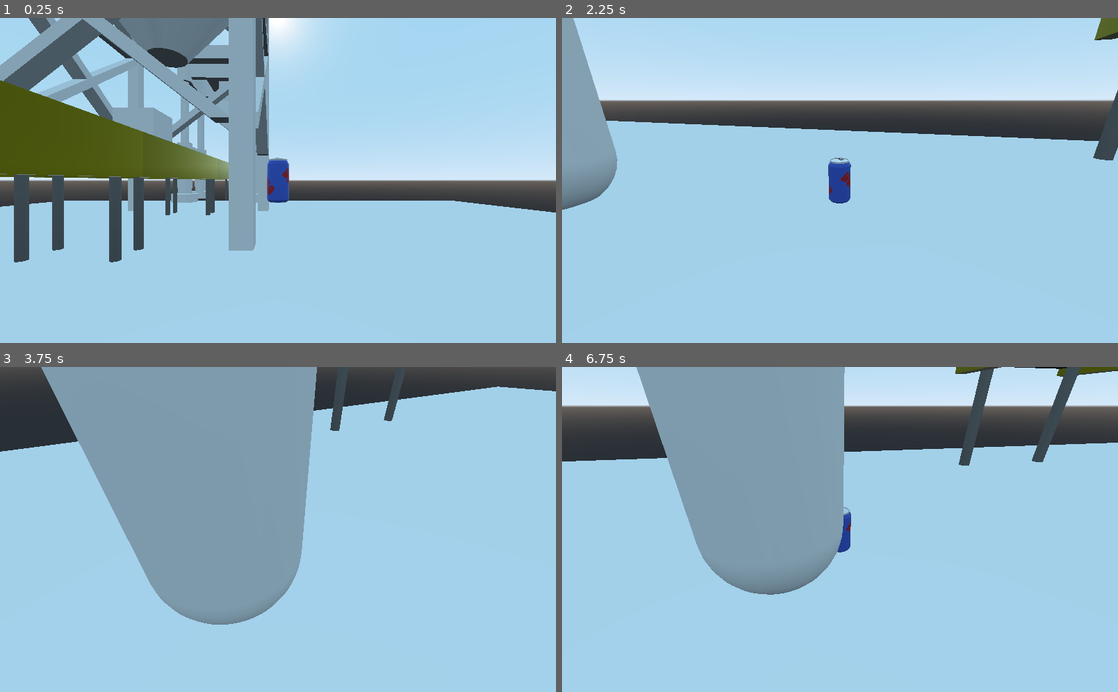
Above: before the commit, frames 1-4 (two rows, left to right).
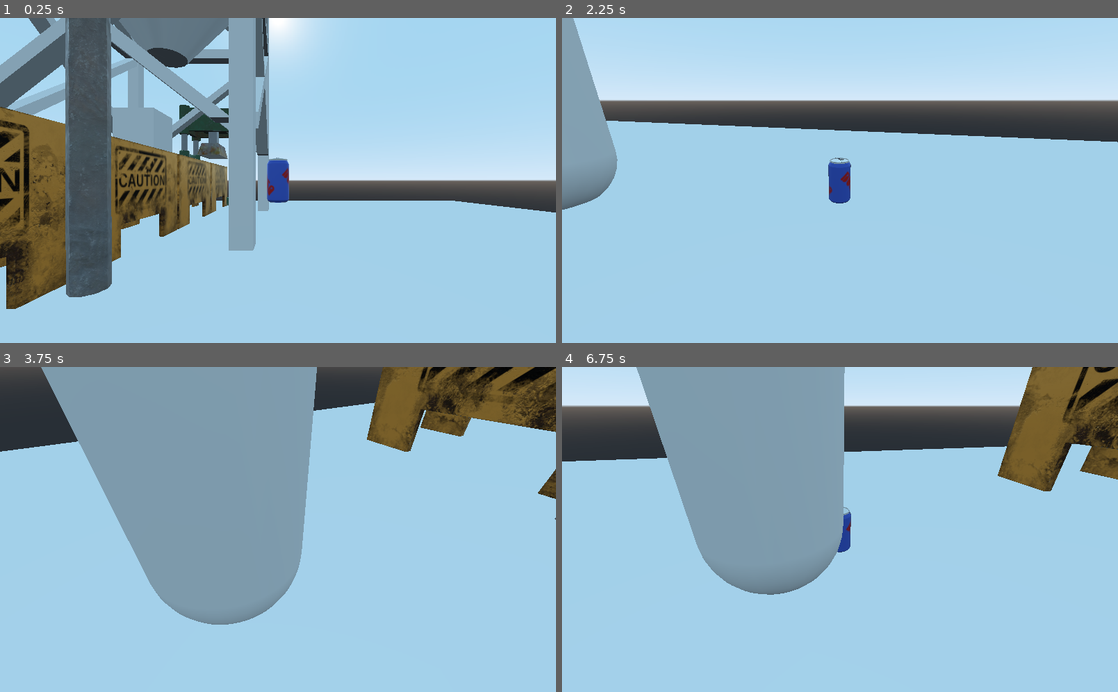
Above: after the commit, the same moments.

Repository: ayylol/CumbriaJam
Game: Godot game, scene res://MainGame.tscn
The game is run twice, just before and just after one commit, with the same random seed, the same clock (stepped at 60 frames per second) and the same inputs.
Inputs (mouse positions are in pixels of both pictures, inside the frame that each line leads up to):
- Up to frame 1 (0.25 s): no input
- Up to frame 2 (2.25 s): tap Enter (ui_accept) at 0.5, 0.77, 1.52 s; move the mouse to (962, 164) at 0.52 s; press the mouse at (962, 164) at 0.53 s; move the mouse to (812, 180) at 1.27 s; release the mouse at (812, 180) at 1.28 s; tap Space (push) at 1.35 s; move the mouse to (851, 174) at 2.02 s; press the mouse at (851, 174) at 2.03 s
- Up to frame 3 (3.75 s): move the mouse to (272, 536) at 2.77 s; release the mouse at (272, 536) at 2.78 s; tap Space (push) at 2.85 s; tap Enter (ui_accept) at 3.02, 3.5 s; move the mouse to (316, 532) at 3.52 s; press the mouse at (316, 532) at 3.53 s
- Up to frame 4 (6.75 s): tap Enter (ui_accept) at 3.77, 4.25, 4.52, 5, 5.75, 6.02, 6.5 s; move the mouse to (795, 526) at 4.27 s; release the mouse at (795, 526) at 4.28 s; tap Space (push) at 4.35, 5.85 s; move the mouse to (845, 529) at 5.02 s; press the mouse at (845, 529) at 5.03 s; move the mouse to (817, 523) at 5.77 s; release the mouse at (817, 523) at 5.78 s; move the mouse to (867, 529) at 6.52 s; press the mouse at (867, 529) at 6.53 s

The runs differ from the first frame. In frame 1, 20% of the frame differs, in the area x 0-47%, y 0-90%; in frame 2, 0.5%; in frame 3, 6.8%; in frame 4, 6.6%.

Commit message:
models and textures
revamped models with textures

Diff:
--- a/Player.tscn
+++ b/Player.tscn
@@ -1,9 +1,10 @@
 [gd_scene load_steps=7 format=2]
 
 [ext_resource path="res://Player.gd" type="Script" id=1]
-[ext_resource path="res://Assets/can_v5_can_Roughness.png" type="Texture" id=2]
-[ext_resource path="res://Assets/can_v5_can_BaseColor.png" type="Texture" id=3]
+[ext_resource path="res://textures/can_v5_can_Roughness.png" type="Texture" id=2]
+[ext_resource path="res://textures/can_v5_can_BaseColor.png" type="Texture" id=3]
 [ext_resource path="res://Assets/can_final.obj" type="ArrayMesh" id=4]
+
 
 [sub_resource type="CylinderShape" id=3]
 radius = 0.164619
--- a/convator_belt.tscn
+++ b/convator_belt.tscn
@@ -1,89 +1,73 @@
-[gd_scene load_steps=9 format=2]
+[gd_scene load_steps=11 format=2]
 
-[ext_resource path="res://conveyer_sides.tres" type="Material" id=1]
-[ext_resource path="res://conveyer_legs.tres" type="Material" id=2]
+[ext_resource path="res://Assets/conveyor_new.obj" type="ArrayMesh" id=1]
+[ext_resource path="res://textures/conveyor_new_aiStandardSurface4SG_Roughness.png" type="Texture" id=2]
+[ext_resource path="res://textures/conveyor_new_aiStandardSurface4SG_BaseColor.png" type="Texture" id=3]
+[ext_resource path="res://textures/conveyor_new_aiStandardSurface4SG_Normal.png" type="Texture" id=4]
+[ext_resource path="res://Assets/conveyor_belt.obj" type="ArrayMesh" id=5]
 
-[sub_resource type="BoxShape" id=4]
-
-[sub_resource type="CubeMesh" id=3]
-
-[sub_resource type="CylinderMesh" id=5]
-
-[sub_resource type="CubeMesh" id=1]
-
-[sub_resource type="SpatialMaterial" id=6]
-albedo_color = Color( 0.415686, 0.415686, 0.415686, 1 )
-ao_enabled = true
-ao_light_affect = 0.0
-ao_on_uv2 = false
-ao_texture_channel = 0
+[sub_resource type="BoxShape" id=1]
+extents = Vector3( 0.973271, 0.797106, 1.75766 )
 
 [sub_resource type="BoxShape" id=2]
-extents = Vector3( 0.14332, 0.184514, 0.191056 )
+extents = Vector3( 0.0646823, 0.0848085, 1.7628 )
+
+[sub_resource type="BoxShape" id=3]
+extents = Vector3( 0.0646969, 0.329595, 0.444561 )
+
+[sub_resource type="SpatialMaterial" id=4]
+albedo_texture = ExtResource( 3 )
+roughness_texture = ExtResource( 2 )
+normal_enabled = true
+normal_scale = 2.88
+normal_texture = ExtResource( 4 )
+
+[sub_resource type="BoxShape" id=5]
+extents = Vector3( 0.810066, 0.0593832, 1.80986 )
 
 [node name="Spatial" type="Spatial"]
 
-[node name="Collisions" type="StaticBody" parent="."]
+[node name="StaticBody2" type="StaticBody" parent="."]
 
-[node name="Wall1" type="CollisionShape" parent="Collisions"]
-transform = Transform( 0.110116, 0, 0, 0, 0.48095, 0, 0, 0, 3.03417, -1.15338, 2.47106, 0.0484618 )
-shape = SubResource( 4 )
+[node name="CollisionShape" type="CollisionShape" parent="StaticBody2"]
+transform = Transform( 1, 0, 0, 0, 1, 0, 0, 0, 1, -0.00912094, 1.27632, 0 )
+shape = SubResource( 1 )
 
-[node name="Wall2" type="CollisionShape" parent="Collisions"]
-transform = Transform( 0.110116, 0, 0, 0, 0.48095, 0, 0, 0, 3.01108, 1.193, 2.47087, 0.0639093 )
-shape = SubResource( 4 )
+[node name="CollisionShape2" type="CollisionShape" parent="StaticBody2"]
+transform = Transform( 1, 0, 0, 0, 1, 0, 0, 0, 1, -0.916013, 2.13049, 0.00166959 )
+shape = SubResource( 2 )
 
-[node name="Spatial" type="Spatial" parent="Collisions"]
+[node name="CollisionShape3" type="CollisionShape" parent="StaticBody2"]
+transform = Transform( 1, 0, 0, 0, 1, 0, 0, 0, 1, 0.88727, 2.13049, 0.00166959 )
+shape = SubResource( 2 )
 
-[node name="MeshInstance3" type="MeshInstance" parent="Collisions/Spatial"]
-transform = Transform( 0.110116, 0, 0, 0, 0.48095, 0, 0, 0, 3.01794, -1.15891, 2.46324, 0.0593033 )
-mesh = SubResource( 3 )
-skeleton = NodePath("../..")
-material/0 = ExtResource( 1 )
+[node name="CollisionShape4" type="CollisionShape" parent="StaticBody2"]
+transform = Transform( 1, 0, 0, 0, 1, 0, 0, 0, 1, -0.916794, 0.136924, 1.31909 )
+shape = SubResource( 3 )
 
-[node name="MeshInstance4" type="MeshInstance" parent="Collisions/Spatial"]
-transform = Transform( 0.1, 0, 0, 0, 1.5399, 0, 0, 0, 0.1, -0.892112, 0.728132, 2.66096 )
-material_override = ExtResource( 2 )
-mesh = SubResource( 5 )
-skeleton = NodePath("../MeshInstance3")
-material/0 = null
+[node name="CollisionShape5" type="CollisionShape" parent="StaticBody2"]
+transform = Transform( 1, 0, 0, 0, 1, 0, 0, 0, 1, -0.916794, 0.136924, -1.31418 )
+shape = SubResource( 3 )
 
-[node name="MeshInstance5" type="MeshInstance" parent="Collisions/Spatial"]
-transform = Transform( 0.1, 0, 0, 0, 1.5399, 0, 0, 0, 0.1, 0.950126, 0.728132, 2.66096 )
-material_override = ExtResource( 2 )
-mesh = SubResource( 5 )
-skeleton = NodePath("../MeshInstance3")
-material/0 = null
+[node name="CollisionShape6" type="CollisionShape" parent="StaticBody2"]
+transform = Transform( 1, 0, 0, 0, 1, 0, 0, 0, 1, 0.885242, 0.136924, -1.31418 )
+shape = SubResource( 3 )
 
-[node name="MeshInstance6" type="MeshInstance" parent="Collisions/Spatial"]
-transform = Transform( 0.1, 0, 0, 0, 1.5399, 0, 0, 0, 0.1, -0.892112, 0.728132, -2.61474 )
-material_override = ExtResource( 2 )
-mesh = SubResource( 5 )
-skeleton = NodePath("../MeshInstance3")
-material/0 = null
+[node name="CollisionShape7" type="CollisionShape" parent="StaticBody2"]
+transform = Transform( 1, 0, 0, 0, 1, 0, 0, 0, 1, 0.885242, 0.136924, 1.31772 )
+shape = SubResource( 3 )
 
-[node name="MeshInstance7" type="MeshInstance" parent="Collisions/Spatial"]
-transform = Transform( 0.1, 0, 0, 0, 1.5399, 0, 0, 0, 0.1, 0.950126, 0.728132, -2.61474 )
-material_override = ExtResource( 2 )
-mesh = SubResource( 5 )
-skeleton = NodePath("../MeshInstance3")
-material/0 = null
-
-[node name="MeshInstance2" type="MeshInstance" parent="Collisions/Spatial"]
-transform = Transform( 0.110116, 0, 0, 0, 0.48095, 0, 0, 0, 3.01794, 1.18278, 2.46324, 0.0593033 )
-mesh = SubResource( 3 )
-skeleton = NodePath("../..")
-material/0 = ExtResource( 1 )
-
-[node name="MeshInstance" type="MeshInstance" parent="Collisions/Spatial"]
-transform = Transform( 1.08643, 0, 0, 0, 0.125919, 0, 0, 0, 3.02718, 0, 2.22982, 0 )
-mesh = SubResource( 1 )
-skeleton = NodePath("../..")
-material/0 = SubResource( 6 )
+[node name="conveyor_new" type="MeshInstance" parent="StaticBody2"]
+mesh = ExtResource( 1 )
+material/0 = SubResource( 4 )
 
 [node name="StaticBody" type="StaticBody" parent="."]
-constant_linear_velocity = Vector3( 0, 0, 3 )
 
-[node name="BeltCollision" type="CollisionShape" parent="StaticBody"]
-transform = Transform( 7.41026, 0, 0, 0, 1.29002, 0, 0, 0, 16.1007, 0.0220086, 2.12215, 0.0339365 )
-shape = SubResource( 2 )
+[node name="CollisionShape" type="CollisionShape" parent="StaticBody"]
+transform = Transform( 1, 0, 0, 0, 1, 0, 0, 0, 1, 0, 2.05362, 0.0211701 )
+shape = SubResource( 5 )
+
+[node name="conveyor_belt" type="MeshInstance" parent="StaticBody"]
+mesh = ExtResource( 5 )
+skeleton = NodePath("../CollisionShape")
+material/0 = null
--- a/conveyer_legs.tres
+++ /dev/null
@@ -1,4 +0,0 @@
-[gd_resource type="SpatialMaterial" format=2]
-
-[resource]
-metallic = 1.0
--- a/conveyer_sides.tres
+++ /dev/null
@@ -1,28 +0,0 @@
-[gd_resource type="SpatialMaterial" load_steps=5 format=2]
-
-[sub_resource type="Gradient" id=1]
-offsets = PoolRealArray( 0, 0.341615, 1 )
-colors = PoolColorArray( 0.720497, 0.720497, 0.720497, 1, 0.754193, 0.754193, 0.754193, 1, 0.937502, 0.937502, 0.937502, 1 )
-
-[sub_resource type="GradientTexture" id=2]
-gradient = SubResource( 1 )
-
-[sub_resource type="OpenSimplexNoise" id=3]
-seed = 6
-octaves = 6
-period = 98.6
-persistence = 0.186
-lacunarity = 2.65
-
-[sub_resource type="NoiseTexture" id=4]
-width = 1080
-height = 1080
-seamless = true
-bump_strength = 32.0
-noise = SubResource( 3 )
-
-[resource]
-albedo_color = Color( 0.623529, 0.584314, 0, 1 )
-albedo_texture = SubResource( 2 )
-roughness = 0.0
-roughness_texture = SubResource( 4 )
--- /dev/null
+++ b/hydrolic_press.tscn
@@ -0,0 +1,103 @@
+[gd_scene load_steps=15 format=2]
+
+[ext_resource path="res://Assets/hydro_press_bot.obj" type="ArrayMesh" id=1]
+[ext_resource path="res://Assets/hydro_press_top.obj" type="ArrayMesh" id=2]
+[ext_resource path="res://textures/hydro_press_top_aiStandardSurface1SG_Roughness.png" type="Texture" id=3]
+[ext_resource path="res://textures/hydro_press_bot_aiStandardSurface2SG_BaseColor.png" type="Texture" id=4]
+[ext_resource path="res://textures/hydro_press_top_aiStandardSurface1SG_Normal.png" type="Texture" id=5]
+[ext_resource path="res://textures/hydro_press_bot_aiStandardSurface2SG_Normal.png" type="Texture" id=6]
+[ext_resource path="res://textures/hydro_press_top_aiStandardSurface1SG_BaseColor.png" type="Texture" id=7]
+[ext_resource path="res://textures/hydro_press_bot_aiStandardSurface2SG_Roughness.png" type="Texture" id=8]
+
+[sub_resource type="CylinderShape" id=1]
+radius = 0.295378
+height = 0.46953
+
+[sub_resource type="SpatialMaterial" id=5]
+albedo_texture = ExtResource( 4 )
+roughness_texture = ExtResource( 8 )
+normal_enabled = true
+normal_scale = 1.0
+normal_texture = ExtResource( 6 )
+
+[sub_resource type="CylinderShape" id=2]
+radius = 0.298626
+height = 3.0375
+
+[sub_resource type="BoxShape" id=3]
+extents = Vector3( 0.123925, 0.532413, 1 )
+
+[sub_resource type="BoxShape" id=4]
+extents = Vector3( 0.682838, 0.362891, 1.40243 )
+
+[sub_resource type="SpatialMaterial" id=6]
+albedo_texture = ExtResource( 7 )
+roughness_texture = ExtResource( 3 )
+normal_enabled = true
+normal_scale = 1.0
+normal_texture = ExtResource( 5 )
+
+[node name="hydrolic_press" type="Spatial"]
+transform = Transform( 1.86543, 0, -0.0616547, 0, 1.86645, 0, 0.0616547, 0, 1.86543, 0, 0, 0 )
+
+[node name="StaticBody" type="StaticBody" parent="."]
+
+[node name="CollisionShape" type="CollisionShape" parent="StaticBody"]
+transform = Transform( 1, 0, 0, 0, 1, 0, 0, 0, 1, -1.5347, -0.00570258, 1.236 )
+shape = SubResource( 1 )
+
+[node name="CollisionShape2" type="CollisionShape" parent="StaticBody"]
+transform = Transform( 1, 0, 0, 0, 1, 0, 0, 0, 1, 1.55715, -0.00570258, 1.10519 )
+shape = SubResource( 1 )
+
+[node name="CollisionShape3" type="CollisionShape" parent="StaticBody"]
+transform = Transform( 1, 0, 0, 0, 1, 0, 0, 0, 1, 1.46426, -0.00570258, -1.23705 )
+shape = SubResource( 1 )
+
+[node name="CollisionShape4" type="CollisionShape" parent="StaticBody"]
+transform = Transform( 1, 0, 0, 0, 1, 0, 0, 0, 1, -1.63666, -0.00570258, -1.11571 )
+shape = SubResource( 1 )
+
+[node name="hydro_press_bot" type="MeshInstance" parent="StaticBody"]
+mesh = ExtResource( 1 )
+skeleton = NodePath("../..")
+material/0 = SubResource( 5 )
+
+[node name="CollisionShape5" type="CollisionShape" parent="StaticBody"]
+transform = Transform( 1, 0, 0, 0, 1, 0, 0, 0, 1, -1.6343, 1.6118, -1.10962 )
+shape = SubResource( 2 )
+
+[node name="CollisionShape6" type="CollisionShape" parent="StaticBody"]
+transform = Transform( 1, 0, 0, 0, 1, 0, 0, 0, 1, -1.54584, 1.6118, 1.23101 )
+shape = SubResource( 2 )
+
+[node name="CollisionShape7" type="CollisionShape" parent="StaticBody"]
+transform = Transform( 1, 0, 0, 0, 1, 0, 0, 0, 1, 1.56414, 1.6118, 1.09961 )
+shape = SubResource( 2 )
+
+[node name="CollisionShape8" type="CollisionShape" parent="StaticBody"]
+transform = Transform( 1, 0, 0, 0, 1, 0, 0, 0, 1, 1.46341, 1.6118, -1.23863 )
+shape = SubResource( 2 )
+
+[node name="CollisionShape9" type="CollisionShape" parent="StaticBody"]
+transform = Transform( 1, 0, 0, 0, 1, 0, 0, 0, 1, 1.4745, 2.5079, -0.0881767 )
+shape = SubResource( 3 )
+
+[node name="CollisionShape10" type="CollisionShape" parent="StaticBody"]
+transform = Transform( 1, 0, 0, 0, 1, 0, 0, 0, 1, -1.60483, 2.51505, -0.0742433 )
+shape = SubResource( 3 )
+
+[node name="KinematicBody" type="KinematicBody" parent="."]
+
+[node name="CollisionShape" type="CollisionShape" parent="KinematicBody"]
+transform = Transform( 0.999227, 0, 0.0393121, 0, 1, 0, -0.0393121, 0, 0.999227, -0.0519903, 3.22019, 0.0337402 )
+shape = SubResource( 4 )
+
+[node name="CollisionShape2" type="CollisionShape" parent="KinematicBody"]
+transform = Transform( 1.17274, 0, 0.0461385, 0, 1.76287, 0, -0.0388895, 0, 0.988485, -0.0434533, 5.01164, -0.0373966 )
+shape = SubResource( 4 )
+
+[node name="hydro_press_top" type="MeshInstance" parent="KinematicBody"]
+mesh = ExtResource( 2 )
+skeleton = NodePath("../..")
+material/0 = SubResource( 6 )
--- a/map.tscn
+++ b/map.tscn
@@ -1,9 +1,9 @@
 [gd_scene load_steps=5 format=2]
 
 [ext_resource path="res://convator_belt.tscn" type="PackedScene" id=1]
-[ext_resource path="res://background_map.tscn" type="PackedScene" id=2]
-[ext_resource path="res://Assets/hydro_press_top.obj" type="ArrayMesh" id=3]
-[ext_resource path="res://Assets/hydro_press_bottom.obj" type="ArrayMesh" id=4]
+[ext_resource path="res://big_tankard.tscn" type="PackedScene" id=2]
+[ext_resource path="res://hydrolic_press.tscn" type="PackedScene" id=3]
+[ext_resource path="res://oil_pipe.tscn" type="PackedScene" id=4]
 
 [node name="Spatial" type="Spatial"]
 transform = Transform( 1, 0, 0, 0, 1, 0, 0, 0, 1, 0.000167847, 3.8147e-06, -0.0928421 )
@@ -12,23 +12,19 @@
 transform = Transform( 1, 0, 0, 0, 1, 0, 0, 0, 1, 14.2103, 5.00596, 6.03082 )
 
 [node name="convertor" parent="." instance=ExtResource( 1 )]
-transform = Transform( 1.66465, 0, 0, 0, 1.66465, 0, 0, 0, 1.66465, 0.463149, -0.279377, 6.32357 )
+transform = Transform( 1.66465, 0, 0, 0, 1.66465, 0, 0, 0, 1.66465, 0.463149, 0.618031, 10.2718 )
 
 [node name="convertor2" parent="." instance=ExtResource( 1 )]
-transform = Transform( 1.66465, 0, 0, 0, 1.66465, 0, 0, 0, 1.66465, 0.463149, -0.279377, -3.74709 )
+transform = Transform( 1.66465, 0, 0, 0, 1.66465, 0, 0, 0, 1.66465, 0.463149, 0.618031, 4.17099 )
 
 [node name="convertor4" parent="." instance=ExtResource( 1 )]
-transform = Transform( 1.66465, 0, 0, 0, 1.66465, 0, 0, 0, 1.66465, 0.463149, -0.279377, -13.8476 )
+transform = Transform( 1.66465, 0, 0, 0, 1.66465, 0, 0, 0, 1.66465, 0.463149, 0.618031, -1.90249 )
 
 [node name="convertor3" parent="." instance=ExtResource( 1 )]
-transform = Transform( 1.66465, 0, 0, 0, 1.66465, 0, 0, 0, 1.66465, 0.463149, -0.279377, 16.3656 )
+transform = Transform( 1.66465, 0, 0, 0, 1.66465, 0, 0, 0, 1.66465, 0.463149, 0.618031, 16.3656 )
 
-[node name="hydro_press_bottom" type="MeshInstance" parent="."]
-transform = Transform( 1, 0, 0, 0, 0.761606, 0, 0, 0, 1, 0.548702, 3.84234, -10.6377 )
-mesh = ExtResource( 4 )
-material/0 = null
+[node name="hydrolic_press" parent="." instance=ExtResource( 3 )]
+transform = Transform( 1.60841, 0, 0, 0, 1.60841, 0, 0, 0, 1.60841, 0.468063, 0.85861, -5.64456 )
 
-[node name="hydro_press_top" type="MeshInstance" parent="."]
-transform = Transform( 1, 0, 0, 0, 1, 0, 0, 0, 1, 0.548702, 15.1772, -10.6377 )
-mesh = ExtResource( 3 )
-material/0 = null
+[node name="oil_pipe" parent="." instance=ExtResource( 4 )]
+transform = Transform( 1.84919, 0, 0, 0, 1.84919, 0, 0, 0, 1.84919, 0.465441, 0, 16.7308 )
--- /dev/null
+++ b/oil_pipe.tscn
@@ -0,0 +1,50 @@
+[gd_scene load_steps=8 format=2]
+
+[ext_resource path="res://Assets/oil_pipe.obj" type="ArrayMesh" id=1]
+[ext_resource path="res://textures/oil_pipe_aiStandardSurface3SG_BaseColor.png" type="Texture" id=2]
+[ext_resource path="res://textures/oil_pipe_aiStandardSurface3SG_Roughness.png" type="Texture" id=3]
+[ext_resource path="res://textures/oil_pipe_aiStandardSurface3SG_Normal.png" type="Texture" id=4]
+
+[sub_resource type="CylinderShape" id=1]
+radius = 0.233677
+height = 4.25051
+
+[sub_resource type="SpatialMaterial" id=2]
+albedo_texture = ExtResource( 2 )
+roughness_texture = ExtResource( 3 )
+normal_enabled = true
+normal_scale = 1.0
+normal_texture = ExtResource( 4 )
+
+[sub_resource type="CylinderShape" id=3]
+radius = 0.226238
+height = 2.42192
+
+[node name="oil_pipe" type="Spatial"]
+
+[node name="StaticBody" type="StaticBody" parent="."]
+
+[node name="CollisionShape" type="CollisionShape" parent="StaticBody"]
+transform = Transform( 1, 0, 0, 0, 1, 0, 0, 0, 1, -1.26213, 1.88303, 1.34907 )
+shape = SubResource( 1 )
+
+[node name="CollisionShape2" type="CollisionShape" parent="StaticBody"]
+transform = Transform( 1, 0, 0, 0, 1, 0, 0, 0, 1, 1.26473, 1.93475, -1.48225 )
+shape = SubResource( 1 )
+
+[node name="oil_pipe" type="MeshInstance" parent="StaticBody"]
+mesh = ExtResource( 1 )
+skeleton = NodePath("../..")
+material/0 = SubResource( 2 )
+
+[node name="CollisionShape3" type="CollisionShape" parent="StaticBody"]
+transform = Transform( 1.09024, 0, 0, 0, -0.0176194, 1.0901, 0, -1.0901, -0.0176194, 0.0866489, 4.25734, -0.146898 )
+shape = SubResource( 3 )
+
+[node name="CollisionShape4" type="CollisionShape" parent="StaticBody"]
+transform = Transform( 0.0291538, 0.510941, -0.0482565, 0.00151309, 0.00887484, 1.08906, 1.08981, -0.00570329, -9.21832e-05, -0.596547, 4.30899, 1.34074 )
+shape = SubResource( 3 )
+
+[node name="CollisionShape5" type="CollisionShape" parent="StaticBody"]
+transform = Transform( 0.0223495, 0.39169, -0.0369937, 0.00151309, 0.00887484, 1.08906, 1.08981, -0.00570329, -9.21832e-05, 0.681928, 4.30899, -1.46853 )
+shape = SubResource( 3 )
Not shown, added: Assets/conveyor_belt.obj
Not shown, added: Assets/conveyor_belt.obj.import
Not shown, added: Assets/conveyor_new.obj
Not shown, added: Assets/conveyor_new.obj.import
Not shown, added: Assets/hydro_press_bot.obj
Not shown, added: Assets/hydro_press_bot.obj.import
Not shown, removed: Assets/hydro_press_bottom.obj
Not shown, removed: Assets/hydro_press_bottom.obj.import
Not shown, changed: Assets/hydro_press_top.obj
Not shown, added: Assets/oil_pipe.obj
Not shown, added: Assets/oil_pipe.obj.import
Renamed: background_map.tscn -> big_tankard.tscn
(and 34 more such lines)
